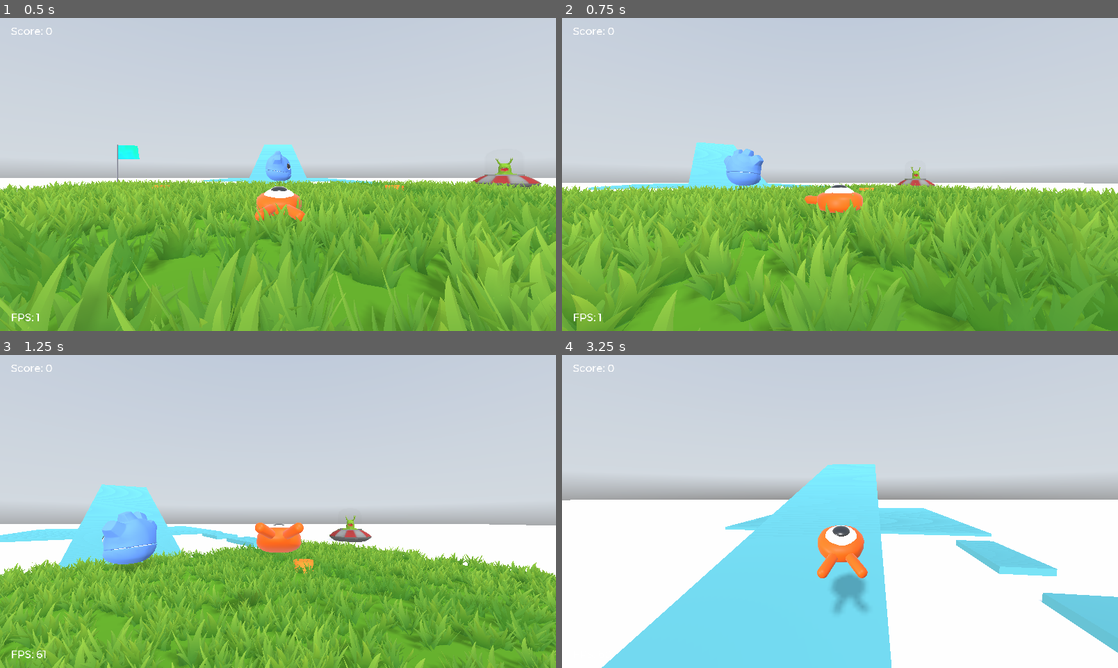
Above: before the commit, frames 1-4 (two rows, left to right).
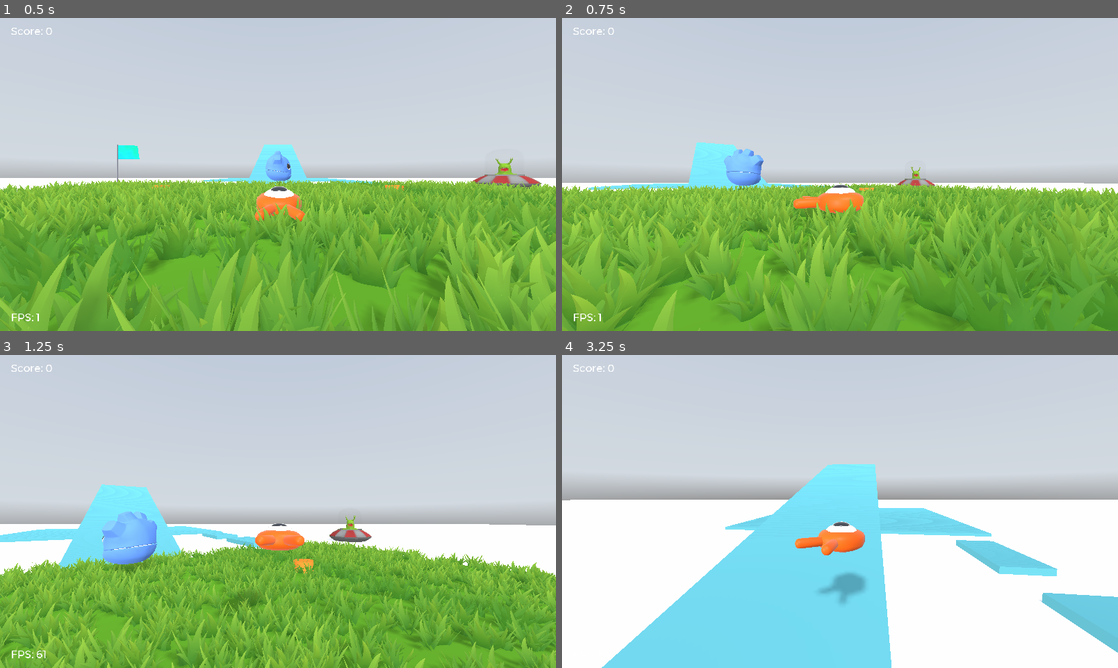
Above: after the commit, the same moments.

Repository: telmotrooper/squash-the-creeps
Game: Godot game, scene res://Main.tscn
The game is run twice, just before and just after one commit, with the same random seed, the same clock (stepped at 60 frames per second) and the same inputs. A sky picture missing from this copy of the repository is replaced by a grey-blue gradient.
Inputs (mouse positions are in pixels of both pictures, inside the frame that each line leads up to):
- Up to frame 1 (0.5 s): no input
- Up to frame 2 (0.75 s): tap Enter (ui_accept) at 0.5 s; move the mouse to (867, 174) at 0.52 s; hold Up (move_forward) from 0.53 s (still down); click (867, 174) at 0.6 s
- Up to frame 3 (1.25 s): keep holding Up (move_forward); tap Space (jump) at 0.77 s
- Up to frame 4 (3.25 s): keep holding Up (move_forward); move the mouse to (812, 511) at 1.27 s; tap Delete at 1.35 s; tap Space (jump) at 1.52, 3.02 s; move the mouse to (851, 505) at 2.02 s; hold Shift 2.03-2.78 s; move the mouse to (834, 517) at 2.77 s; click (834, 517) at 2.85 s

Frame 1 is identical in both runs. In frame 2, 0.2% of the frame differs, in the area x 41-55%, y 53-67%; in frame 3, 0.4%; in frame 4, 1.2%, in the area x 41-55%, y 53-83%.

Commit message:
Player can't run and spin at the same time

Diff:
--- a/Player.gd
+++ b/Player.gd
@@ -30,7 +30,7 @@
   # Rotate direction based on camera.
   direction = direction.rotated(Vector3.UP, horizontal_rotation).normalized()
 
-  if direction != Vector3.ZERO: # Player is moving.
+  if direction != Vector3.ZERO and !is_spinning(): # Player is moving.
     direction = direction.normalized()
     $Pivot.look_at(translation + direction, Vector3.UP)
 
@@ -48,6 +48,7 @@
       speed = 14
       $AnimationPlayer.playback_speed = 2.25
   else:
+    speed = 14
     $AnimationPlayer.playback_speed = 1.0
 
   velocity.x = direction.x * speed
@@ -72,15 +73,18 @@
   # Rotate character vertically alongside a jump.
   $Pivot.rotation.x = PI / 6.0 * velocity.y / jump_impulse
 
-  if $AnimationPlayer.current_animation == "spin-y" and $AnimationPlayer.is_playing():
+  if is_spinning():
     for mob in $SpinArea.get_overlapping_bodies():
       mob.squash()
+
+func is_spinning():
+  return $AnimationPlayer.current_animation == "spin-y" and $AnimationPlayer.is_playing()
 
 func die():
   emit_signal("hit")
   queue_free()
 
-func _on_MobDetector_body_entered(body):
+func _on_MobDetector_body_entered(_body):
     die()
 
 func set_draw_distance(value: int):
